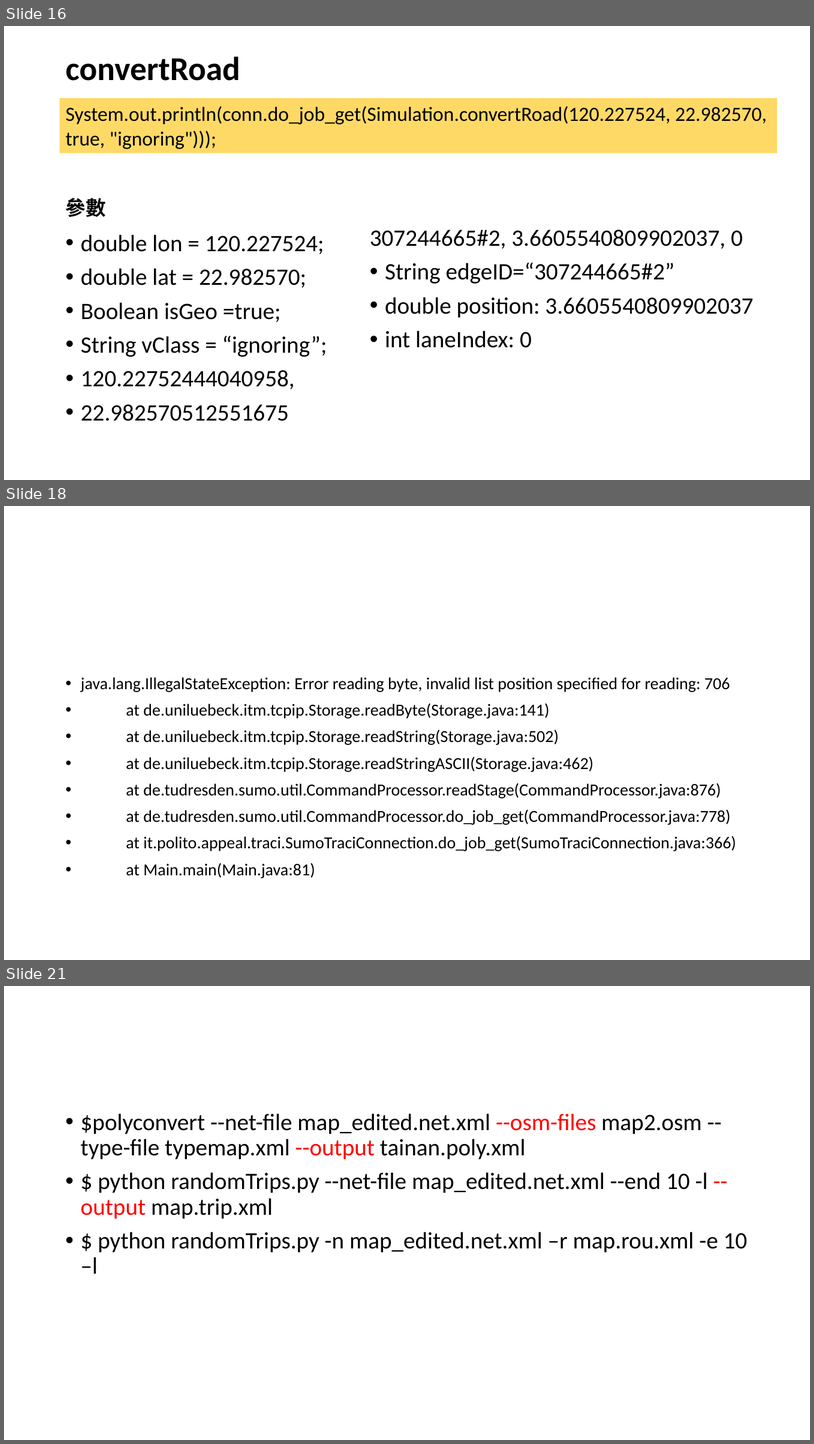
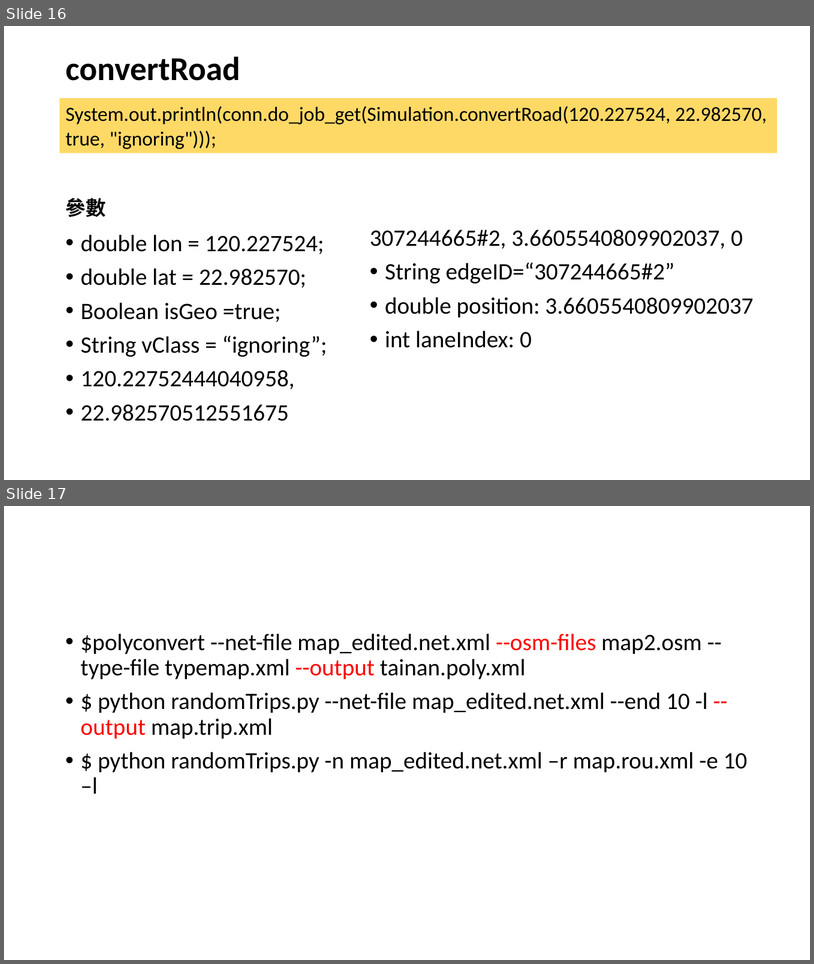
Before and after one commit to YenKang/Smart-Logistics-Plan, a slide deck: eclipse workspace/java_library/sumo_implementation recording.pptx. Shown one above the other, each under a label of ours: slides 16, 18 and 21 before the commit, slides 16 and 17 after it; the slides between them are not shown. The pictures are 814x1444 and 814x964 pixels, drawn with LibreOffice and Linux fonts; fonts in the diff are those of the drawing. Boxes give left, top, right and bottom in pixels: in the first picture for what was removed or moved away, otherwise in the second. Text is boxed around its words. In the diff, an @@ line names an element or a change of style, - is before the commit and + after.

```diff
--- a/eclipse workspace/java_library/sumo_implementation recording.pptx
+++ b/eclipse workspace/java_library/sumo_implementation recording.pptx
@@ slide 18 removed at (4, 506, 810, 960), background #FFFFFF @@
@@ text removed at (81, 677, 737, 878) @@
-• java.lang.IllegalStateException: Error reading byte, invalid list position specified for reading: 706
-• at de.uniluebeck.itm.tcpip.Storage.readByte(Storage.java:141)
-• at de.uniluebeck.itm.tcpip.Storage.readString(Storage.java:502)
-• at de.uniluebeck.itm.tcpip.Storage.readStringASCII(Storage.java:462)
-• at de.tudresden.sumo.util.CommandProcessor.readStage(CommandProcessor.java:876)
-• at de.tudresden.sumo.util.CommandProcessor.do_job_get(CommandProcessor.java:778)
-• at it.polito.appeal.traci.SumoTraciConnection.do_job_get(SumoTraciConnection.java:366)
-• at Main.main(Main.java:81)
@@ what was slide 21 is now slide 17 @@
```
Also in this commit, not shown: 5 slides added, 3 other slides removed, 1 other file.
